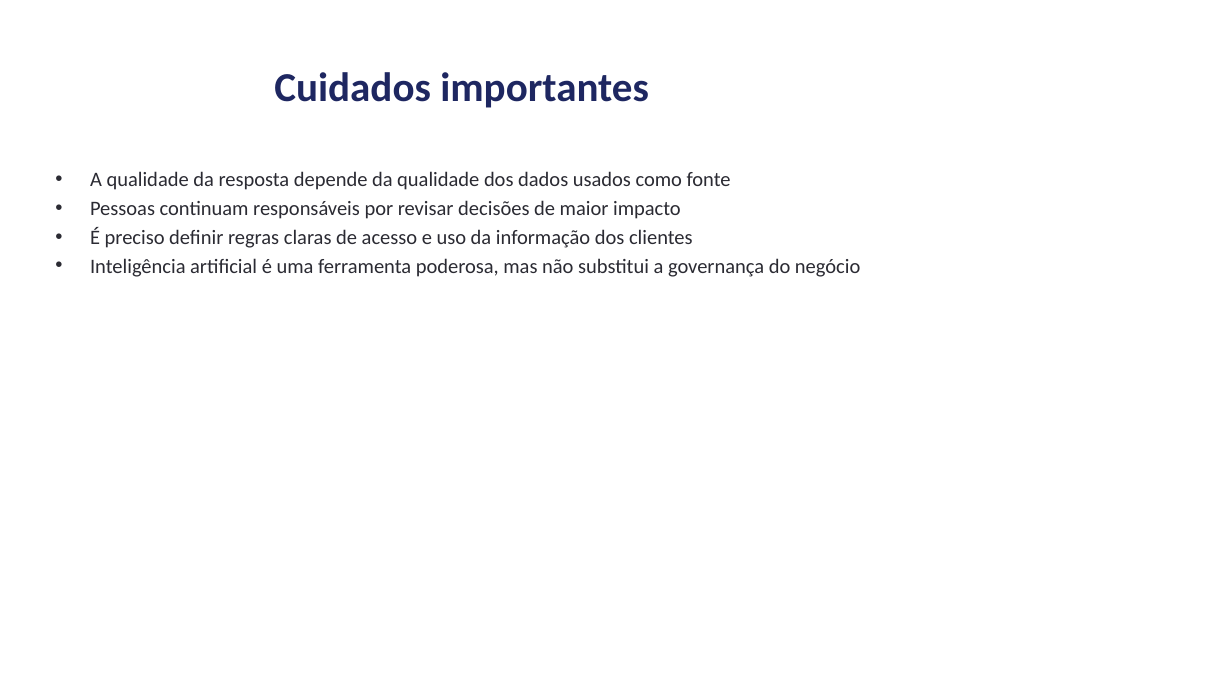
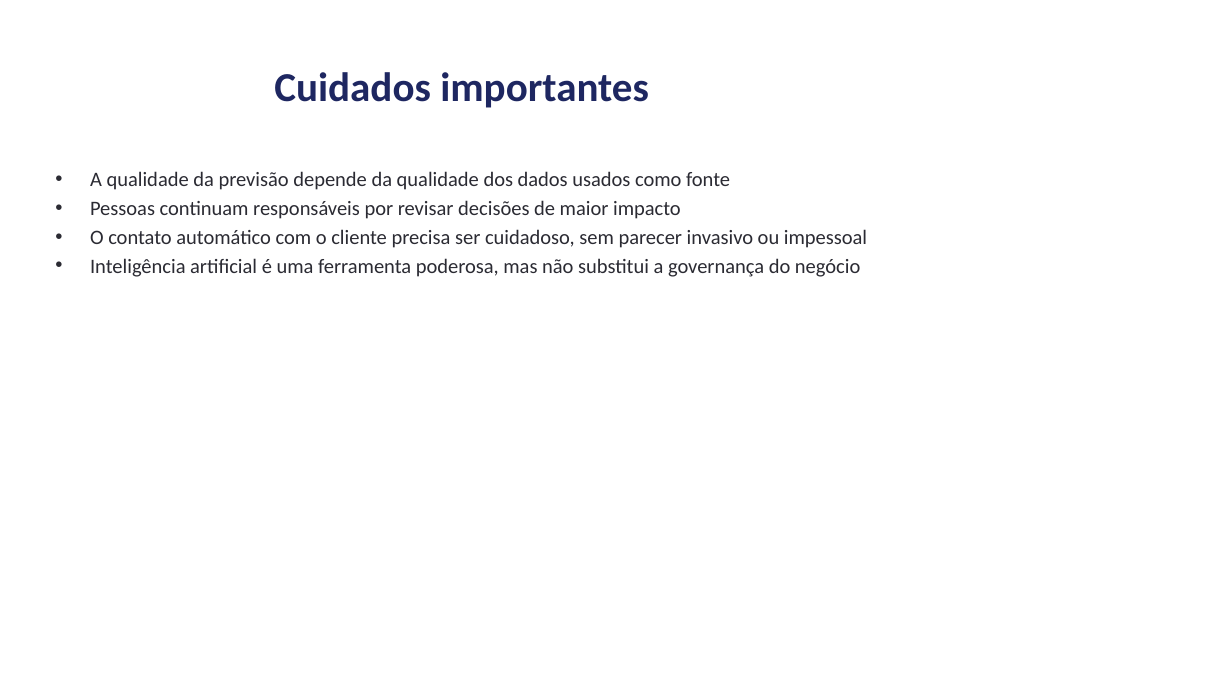
Before and after one commit to andrevberaldo/software-engineering, a slide deck: slide 48 of presentation/apresentacao.pptx (slide 43 before the commit). Drawn at 1232x693 pixels with LibreOffice and Linux fonts; fonts in the diff are those of the drawing. Boxes give left, top, right and bottom in pixels: in the first picture for what was removed or moved away, otherwise in the second. Text is boxed around its words. In the diff, an @@ line names an element or a change of style, - is before the commit and + after.

```diff
--- a/presentation/apresentacao.pptx
+++ b/presentation/apresentacao.pptx
@@ text at (x1=90, y1=171, x2=730, y2=190): text changed @@
-• A qualidade da resposta depende da qualidade dos dados usados como fonte
+• A qualidade da previsão depende da qualidade dos dados usados como fonte
@@ text at (x1=90, y1=229, x2=867, y2=248): text changed @@
-• É preciso definir regras claras de acesso e uso da informação dos clientes
+• O contato automático com o cliente precisa ser cuidadoso, sem parecer invasivo ou impessoal
```
Also in this commit, not shown: 3 other slides changed, 4 slides added, 1 slide removed, 3 other files.
